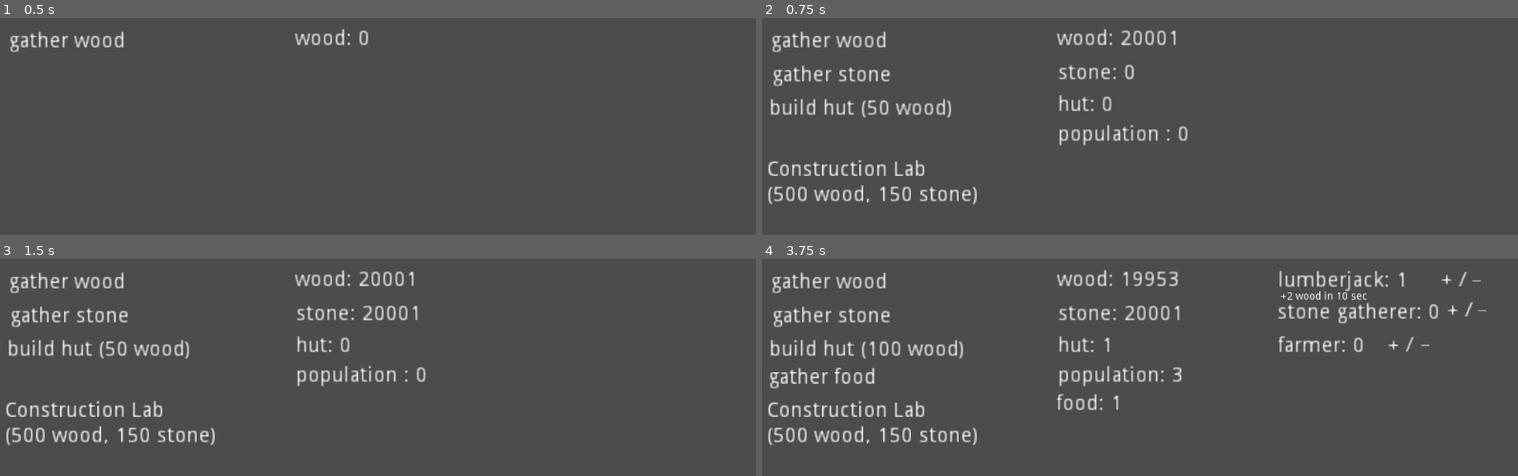
Above: before the commit, frames 1-4 (two rows, left to right).
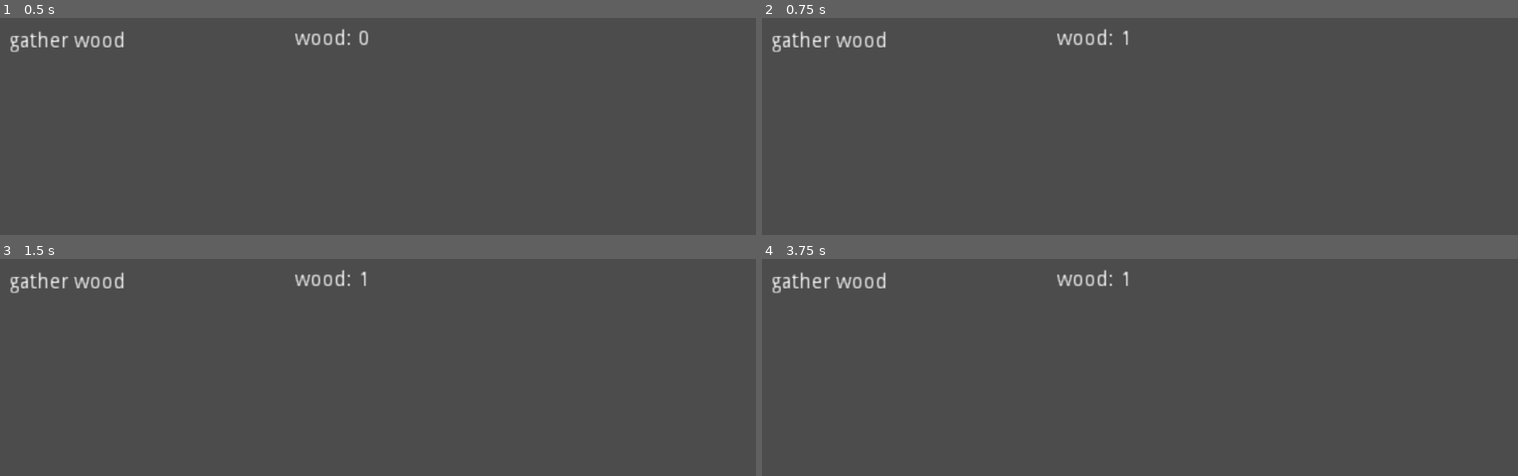
Above: after the commit, the same moments.

Repository: JacoDepa/From-the-Origin
Game: Godot game, scene res://Home.tscn
Two runs of this game, one before a commit and one after it. Both use one fixed random seed, a clock stepped at 60 frames per second and the inputs below.
Inputs (mouse positions are in pixels of both pictures, inside the frame that each line leads up to):
- Up to frame 1 (0.5 s): no input
- Up to frame 2 (0.75 s): tap Enter at 0.5 s; move the mouse to (830, 41) at 0.52 s; click (830, 41) at 0.67 s
- Up to frame 3 (1.5 s): tap Space at 1.25 s; move the mouse to (68, 317) at 1.27 s; click (68, 317) at 1.42 s
- Up to frame 4 (3.75 s): tap Enter at 2, 3.5 s; move the mouse to (860, 347) at 2.02 s; click (860, 347) at 2.17 s; tap Space at 2.75 s; move the mouse to (822, 378) at 2.77 s; click (822, 378) at 2.92 s; move the mouse to (1442, 280) at 3.52 s; click (1442, 280) at 3.67 s

Frame 1 is identical in both runs. In frame 2, 3.8% of the frame differs, in the area x 0-57%, y 5-86%; in frame 3, 4.0%; in frame 4, 6.5%, in the area x 0-96%, y 5-86%.

Commit message:
implemented need of food to work

Diff:
--- a/Home.tscn
+++ b/Home.tscn
@@ -164,7 +164,7 @@
 
 [node name="lumberjack+" type="Area2D" parent="."]
 editor/display_folded = true
-position = Vector2( 928.175, 29.274 )
+position = Vector2( 931.039, 46.4576 )
 __meta__ = {
 "_edit_group_": true
 }
@@ -183,7 +183,7 @@
 
 [node name="lumberjack-" type="Area2D" parent="."]
 editor/display_folded = true
-position = Vector2( 968.584, 29.8628 )
+position = Vector2( 971.448, 47.0464 )
 __meta__ = {
 "_edit_group_": true
 }
@@ -200,16 +200,16 @@
 text = "_"
 
 [node name="nlumberjack" type="Label" parent="."]
-margin_left = 702.273
-margin_top = 17.4831
-margin_right = 789.273
-margin_bottom = 31.4831
+margin_left = 705.137
+margin_top = 34.6667
+margin_right = 792.137
+margin_bottom = 48.6667
 rect_scale = Vector2( 2, 2 )
 text = "lumberjack: 0"
 
 [node name="stone_gatherer+" type="Area2D" parent="."]
 editor/display_folded = true
-position = Vector2( 936.337, 70.0849 )
+position = Vector2( 939.201, 87.2685 )
 __meta__ = {
 "_edit_group_": true
 }
@@ -228,7 +228,7 @@
 
 [node name="stone_gatherer-" type="Area2D" parent="."]
 editor/display_folded = true
-position = Vector2( 976.274, 69.9222 )
+position = Vector2( 979.138, 87.1058 )
 __meta__ = {
 "_edit_group_": true
 }
@@ -245,16 +245,16 @@
 text = "_"
 
 [node name="nstone_gatherer" type="Label" parent="."]
-margin_left = 700.913
-margin_top = 59.6544
-margin_right = 809.913
-margin_bottom = 73.6544
+margin_left = 703.777
+margin_top = 76.838
+margin_right = 812.777
+margin_bottom = 90.838
 rect_scale = Vector2( 2, 2 )
 text = "stone gatherer: 0"
 
 [node name="farmer+" type="Area2D" parent="."]
 editor/display_folded = true
-position = Vector2( 856.851, 117.32 )
+position = Vector2( 859.715, 134.504 )
 __meta__ = {
 "_edit_group_": true
 }
@@ -272,7 +272,7 @@
 
 [node name="farmer-" type="Area2D" parent="."]
 editor/display_folded = true
-position = Vector2( 899.5, 117.738 )
+position = Vector2( 902.364, 134.922 )
 __meta__ = {
 "_edit_group_": true
 }
@@ -289,10 +289,10 @@
 text = "_"
 
 [node name="nfarmer" type="RichTextLabel" parent="."]
-margin_left = 701.9
-margin_top = 104.933
-margin_right = 768.9
-margin_bottom = 122.933
+margin_left = 704.764
+margin_top = 122.117
+margin_right = 771.764
+margin_bottom = 140.117
 rect_scale = Vector2( 2, 2 )
 text = "farmer: 0"
 
@@ -451,7 +451,7 @@
 
 [node name="carbon_miner_plus" type="Area2D" parent="."]
 editor/display_folded = true
-position = Vector2( 929.344, 159.65 )
+position = Vector2( 932.208, 176.834 )
 __meta__ = {
 "_edit_group_": true
 }
@@ -469,7 +469,7 @@
 
 [node name="carbon_miner_min" type="Area2D" parent="."]
 editor/display_folded = true
-position = Vector2( 969.233, 160.758 )
+position = Vector2( 972.097, 177.942 )
 __meta__ = {
 "_edit_group_": true
 }
@@ -486,16 +486,16 @@
 shape = SubResource( 14 )
 
 [node name="ncarbon_miner" type="Label" parent="."]
-margin_left = 702.489
-margin_top = 146.259
-margin_right = 803.489
-margin_bottom = 160.259
+margin_left = 705.353
+margin_top = 163.443
+margin_right = 806.353
+margin_bottom = 177.443
 rect_scale = Vector2( 2, 2 )
 text = "carbon miner: 0"
 
 [node name="iron_miner_plus" type="Area2D" parent="."]
 editor/display_folded = true
-position = Vector2( 915.796, 208.458 )
+position = Vector2( 918.66, 225.642 )
 __meta__ = {
 "_edit_group_": true
 }
@@ -513,7 +513,7 @@
 
 [node name="iron_miner_min" type="Area2D" parent="."]
 editor/display_folded = true
-position = Vector2( 957.608, 208.27 )
+position = Vector2( 960.472, 225.454 )
 __meta__ = {
 "_edit_group_": true
 }
@@ -530,52 +530,60 @@
 text = "_"
 
 [node name="niron_miner" type="Label" parent="."]
-margin_left = 703.345
-margin_top = 196.175
-margin_right = 793.345
-margin_bottom = 210.175
+margin_left = 706.209
+margin_top = 213.359
+margin_right = 796.209
+margin_bottom = 227.359
 rect_scale = Vector2( 2, 2 )
 text = "steel miner: 0"
 
 [node name="info_lumberjack" type="Label" parent="."]
 visible = false
 margin_left = 706.031
-margin_top = 44.8921
+margin_top = 59.8921
 margin_right = 860.031
-margin_bottom = 58.8921
+margin_bottom = 73.8921
 text = "+2 wood in 10 sec"
 
 [node name="info_stone_gatherer" type="Label" parent="."]
 visible = false
 margin_left = 702.654
-margin_top = 86.6277
+margin_top = 105.628
 margin_right = 858.654
-margin_bottom = 100.628
+margin_bottom = 119.628
 text = "+2 stone in 10 sec"
 
 [node name="info_farmer" type="Label" parent="."]
 visible = false
 margin_left = 703.095
-margin_top = 133.173
+margin_top = 147.173
 margin_right = 851.095
-margin_bottom = 147.173
+margin_bottom = 161.173
 text = "+2 food in 10 sec"
 
 [node name="info_carbon_miner" type="Label" parent="."]
 visible = false
 margin_left = 705.959
-margin_top = 177.564
+margin_top = 188.564
 margin_right = 868.959
-margin_bottom = 191.564
+margin_bottom = 202.564
 text = "+2 carbon in 40 sec"
 
 [node name="info_iron_miner" type="Label" parent="."]
 visible = false
+margin_left = 706.994
+margin_top = 240.216
+margin_right = 858.994
+margin_bottom = 254.216
+text = "+2 iron in 40 sec"
+
+[node name="need_food" type="Label" parent="."]
+visible = false
 margin_left = 707.391
-margin_top = 224.819
-margin_right = 859.391
-margin_bottom = 238.819
-text = "+2 iron in 40 sec"
+margin_top = 8.5918
+margin_right = 882.391
+margin_bottom = 22.5918
+text = "YOU NEED FOOD TO WORK"
 
 [connection signal="input_event" from="gather_wood" to="." method="_on_gather_wood_input_event"]
 [connection signal="input_event" from="gather_stone" to="." method="_on_gather_stone_input_event"]
--- a/test.gd
+++ b/test.gd
@@ -4,8 +4,8 @@
 onready var hut = 0
 onready var pop = 0
 onready var food = 0
-onready var wood = 20000
-onready var stone = 20000
+onready var wood = 0
+onready var stone = 0
 onready var nwood = 50
 onready var flag = 0
 onready var lumberjack = 0
@@ -99,6 +99,7 @@
 onready var info_farmer = get_node("info_farmer")
 onready var info_carbon_miner = get_node("info_carbon_miner")
 onready var info_iron_miner = get_node("info_iron_miner")
+onready var need_food = get_node("need_food")
 
 func _ready():
 
@@ -305,6 +306,7 @@
 		farmer_plus.visible = true
 		farmer_min.visible = true
 		nfarmer.visible = true
+		need_food.visible = true
 
 		#makes buttons visibles
 		gather_food.visible = true
@@ -428,10 +430,10 @@
 				num_pop.text = str("population: ", pop)
 				info_farmer.visible = true
 		if get_node("buy_hoe/Label").text == str("hoe (130 wood, 70 stone)"):
-			info_farmer.text = str("+", (2 * farmer), " food in 10 sec each")
+			info_farmer.text = str("+", (2 * farmer), " food in 10 sec")
 
 		elif get_node("buy_hoe/Label").text == str("hoe (bought)"):
-			info_farmer.text = str("+", (3 * farmer), " food in 10 sec each")
+			info_farmer.text = str("+", (3 * farmer), " food in 10 sec")
 
 		auto_gather_food()
 
@@ -450,10 +452,10 @@
 				num_farmer.text = str("farmer: ",farmer)
 				num_pop.text = str("population: ", pop)
 				if get_node("buy_hoe/Label").text == str("hoe (130 wood, 70 stone)"):
-					info_farmer.text = str("+", (2 * farmer), " food in 10 sec each")
+					info_farmer.text = str("+", (2 * farmer), " food in 10 sec")
 
 				elif get_node("buy_hoe/Label").text == str("hoe (bought)"):
-					info_farmer.text = str("+", (3 * farmer), " food in 10 sec each")
+					info_farmer.text = str("+", (3 * farmer), " food in 10 sec")
 
 	if farmer == 0:
 		info_farmer.visible = false
@@ -464,19 +466,22 @@
 #auto gather 2 wood per lumberjack every 10 sec
 func auto_gather_wood():
 	#auto gather 2 wood per lumberjack every 10 sec
-	if lumberjack >= 1:
-		if can_gather_wood == true and get_node("buy_axe/Label").text == str("axe (150 wood, 70 stone)"):
-			wood += (2*lumberjack)
-			can_gather_wood = false
-			timerWood.start()
-			num_wood.text = str("wood: ", wood)
-		elif can_gather_wood == true and get_node("buy_axe/Label").text == str("axe (bought)"):
-			wood += (3*lumberjack)
-			can_gather_wood = false
-			timerWood.start()
-			num_wood.text = str("wood: ", wood)
-
-
+	if food > 0:
+		if lumberjack >= 1:
+			if can_gather_wood == true and get_node("buy_axe/Label").text == str("axe (150 wood, 70 stone)"):
+				wood += (2*lumberjack)
+				can_gather_wood = false
+				timerWood.start()
+				num_wood.text = str("wood: ", wood)
+			elif can_gather_wood == true and get_node("buy_axe/Label").text == str("axe (bought)"):
+				wood += (3*lumberjack)
+				can_gather_wood = false
+				timerWood.start()
+				num_wood.text = str("wood: ", wood)
+
+
+			else:
+				pass
 		else:
 			pass
 	else:
@@ -484,16 +489,19 @@
 
 
 
-
 #auto gather 2 stone per stone gatherer every 10 sec
 func auto_gather_stone():
 	#auto gather 2 stone per stone gatherer every 10 sec
-	if stone_gatherer >= 1:
-		if can_gather_stone == true:
-			stone += (2*stone_gatherer)
-			can_gather_stone = false
-			timerStone.start()
-			num_stone.text = str("stone: ", stone)
+
+	if food > 0:
+		if stone_gatherer >= 1:
+			if can_gather_stone == true:
+				stone += (2*stone_gatherer)
+				can_gather_stone = false
+				timerStone.start()
+				num_stone.text = str("stone: ", stone)
+			else:
+				pass
 		else:
 			pass
 	else:
@@ -501,23 +509,25 @@
 
 
 
-
 #auto gather 2 food per farmer every 10 sec
 func auto_gather_food():
 	#auto gather 2 food per farmer every 10 sec
-	if farmer > 0:
-		if can_gather_food == true and get_node("buy_hoe/Label").text == str("hoe (130 wood, 70 stone)"):
-			food += (2*farmer)
-			can_gather_food = false
-			timerFood.start()
-			num_food.text = str("food: ", food)
-		elif can_gather_food == true and get_node("buy_hoe/Label").text == str("hoe (bought)"):
-			food += (3*farmer)
-			can_gather_food = false
-			timerFood.start()
-			num_food.text = str("food: ", food)
-
-
+	if food > 0:
+		if farmer > 0:
+			if can_gather_food == true and get_node("buy_hoe/Label").text == str("hoe (130 wood, 70 stone)"):
+				food += (2*farmer)
+				can_gather_food = false
+				timerFood.start()
+				num_food.text = str("food: ", food)
+			elif can_gather_food == true and get_node("buy_hoe/Label").text == str("hoe (bought)"):
+				food += (3*farmer)
+				can_gather_food = false
+				timerFood.start()
+				num_food.text = str("food: ", food)
+
+
+			else:
+				pass
 		else:
 			pass
 	else:
@@ -527,13 +537,16 @@
 
 #auto gather 2 carbon every 40 sec per carbon_miner
 func auto_gather_carbon():
-	if carbon_miner > 0:
-		if can_gather_carbon == true:
-			carbon += (2 * carbon_miner)
-			can_gather_carbon = false
-			timerCarbon.start()
-			num_carbon.text = str("carbon: ", carbon)
-
+	if food > 0:
+		if carbon_miner > 0:
+			if can_gather_carbon == true:
+				carbon += (2 * carbon_miner)
+				can_gather_carbon = false
+				timerCarbon.start()
+				num_carbon.text = str("carbon: ", carbon)
+
+			else:
+				pass
 		else:
 			pass
 	else:
@@ -543,12 +556,15 @@
 
 #auto gather 2 iron every 40 sec per iron miner
 func auto_gather_iron():
-	if iron_miner > 0:
-		if can_gather_iron == true:
-			iron += (2 * iron_miner)
-			can_gather_iron = false
-			timerIron.start()
-			num_iron.text = str("iron: ", iron)
+	if food > 0:
+		if iron_miner > 0:
+			if can_gather_iron == true:
+				iron += (2 * iron_miner)
+				can_gather_iron = false
+				timerIron.start()
+				num_iron.text = str("iron: ", iron)
+			else:
+				pass
 		else:
 			pass
 	else:
@@ -648,6 +664,7 @@
 				info_iron_miner.visible = false
 				info_lumberjack.visible = false
 				info_stone_gatherer.visible = false
+				need_food.visible = false
 
 				#makes items and exit visible
 				pickaxe.visible = true
@@ -700,6 +717,7 @@
 			info_farmer.visible = true
 			info_lumberjack.visible = true
 			info_stone_gatherer.visible = true
+			need_food.visible = false
 
 			#mines
 			if get_node("buy_pickaxe/Label").text == str("pickaxe (bought)"):
